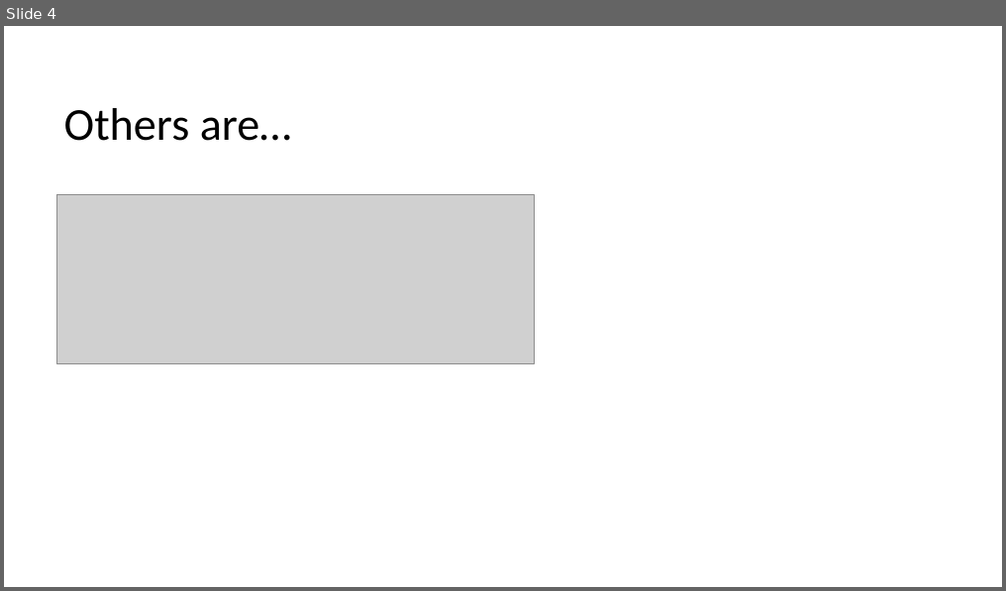
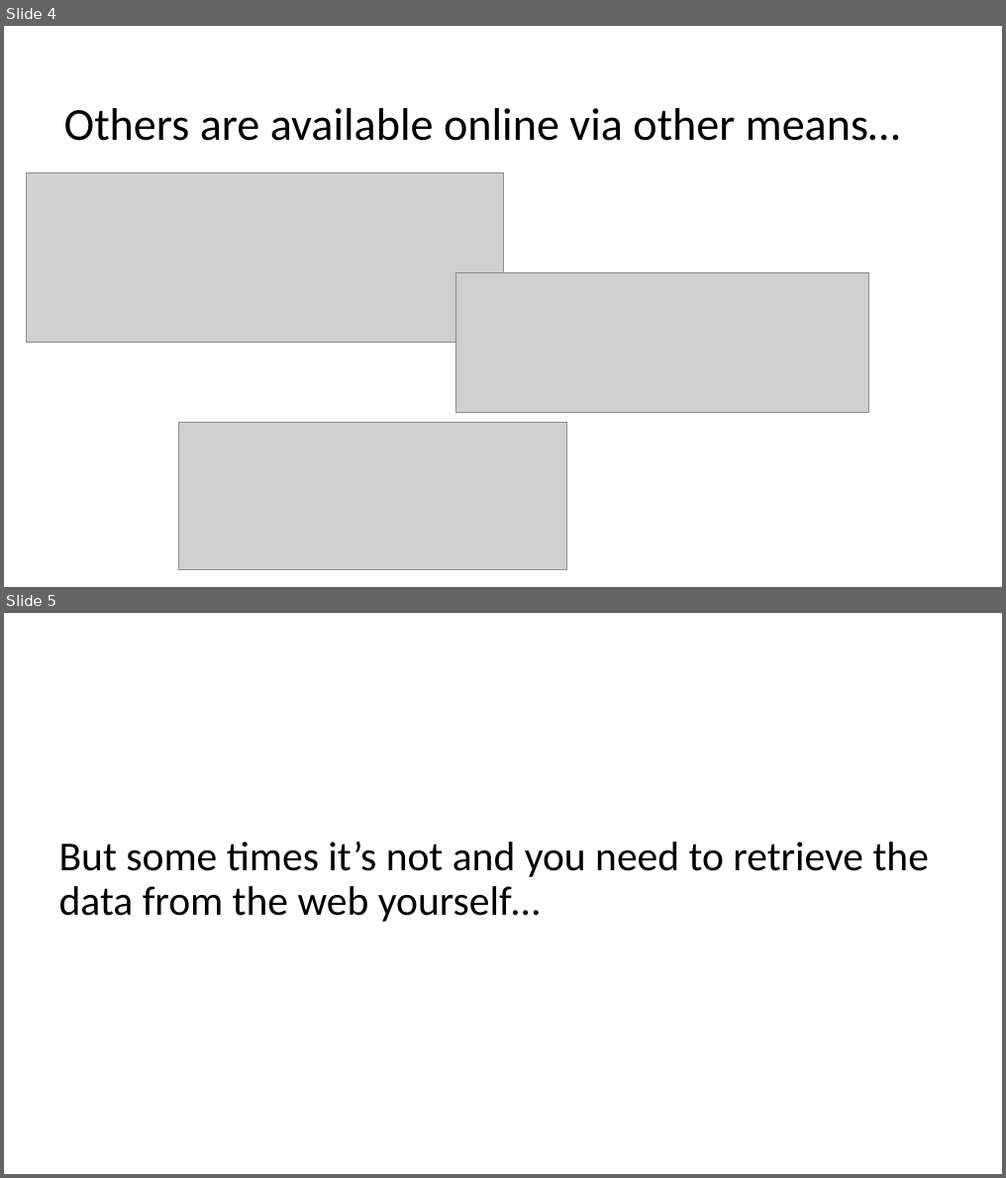
Before and after one commit to la-oey/beautifulsoup4tutorial, a slide deck: webscraping_5_29_2019.pptx. Shown one above the other, each under a label of ours: slide 4 before the commit, slides 4 and 5 after it. The pictures are 1006x591 and 1006x1178 pixels, drawn with LibreOffice and Linux fonts; fonts in the diff are those of the drawing; grey boxes stand for pictures. Boxes give left, top, right and bottom in pixels: in the first picture for what was removed or moved away, otherwise in the second. Text is boxed around its words. In the diff, an @@ line names an element or a change of style, - is before the commit and + after.

```diff
--- a/webscraping_5_29_2019.pptx
+++ b/webscraping_5_29_2019.pptx
@@ slide 5 added at [4,613,1002,1174], background #FFFFFF @@
@@ title added at [59,842,929,922], 39.6 pt, text #000000 @@
+But some times it’s not and you need to retrieve the data from the web yourself…
@@ slide 4 changed as well @@
@@ title at [64,108,900,141]: text changed @@
-Others are…
+Others are available online via other means…
@@ picture: place and size @@
-picture at [56,194,534,364]
+picture at [26,174,503,343]
@@ picture added at [456,274,869,413] @@
@@ picture added at [178,422,567,570] @@
```
Also in this commit, not shown: 5 other slides changed, 2 other slides added, 1 slide removed.
